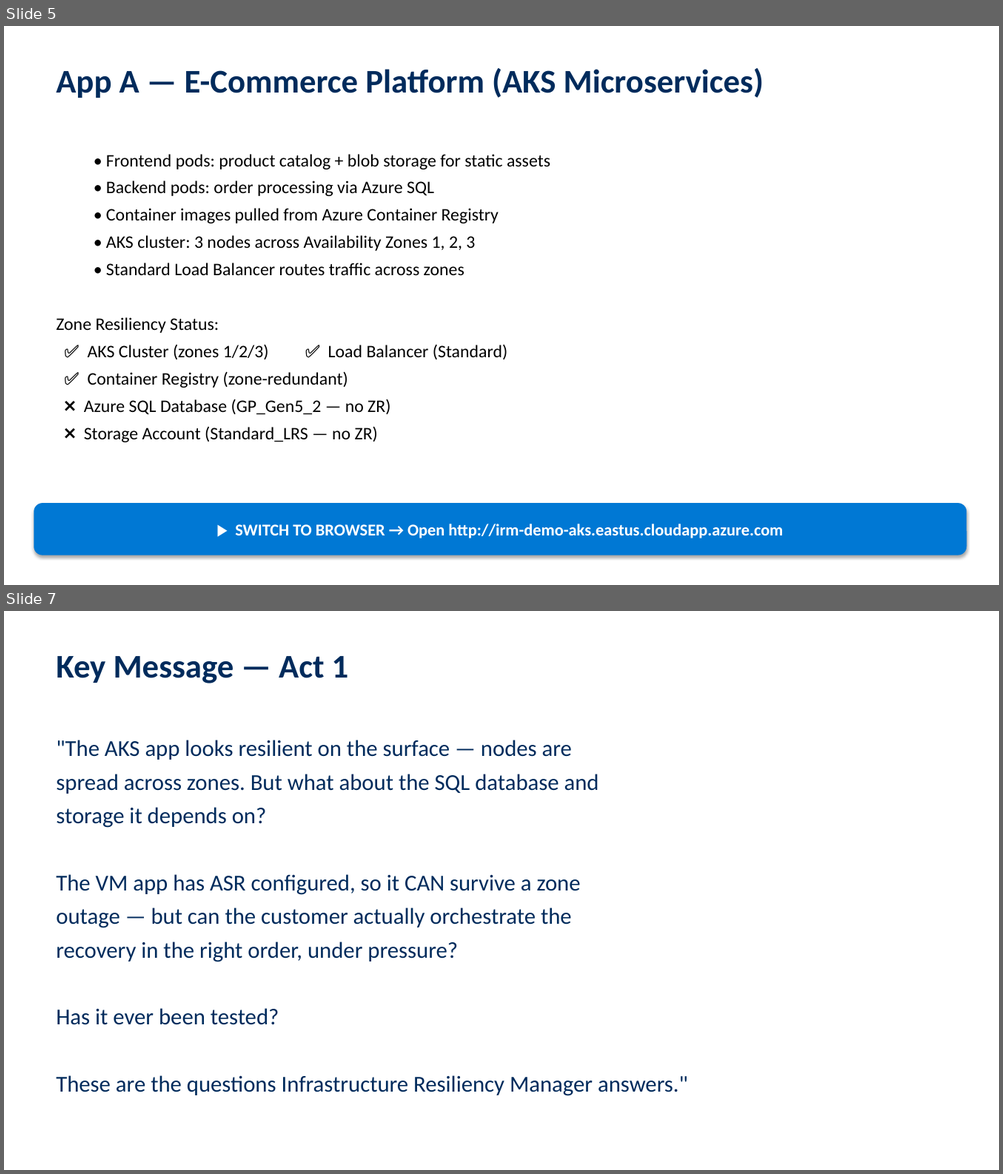
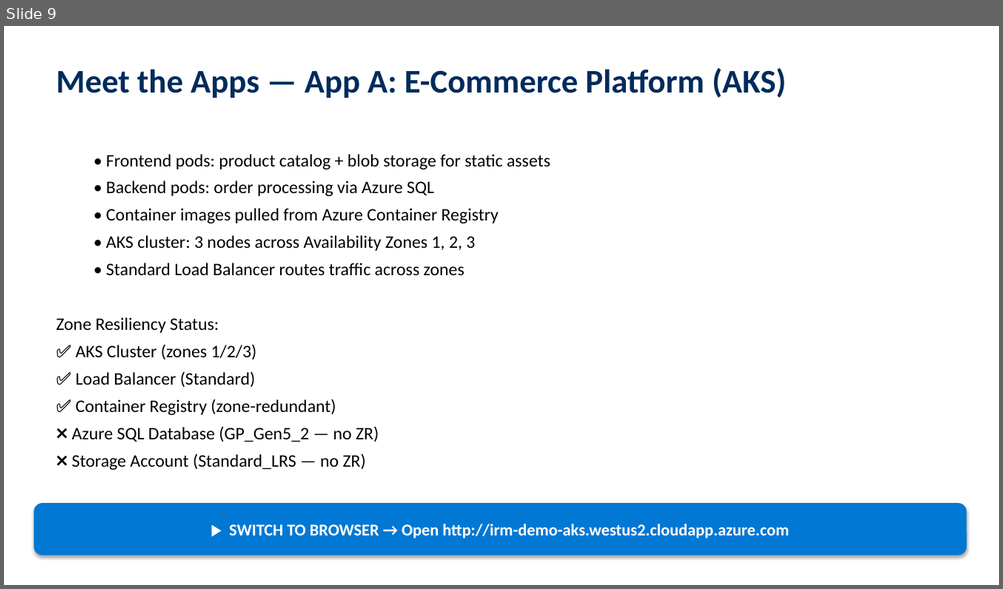
Before and after one commit to adityabalaji-msft/IRMDemoEnvironmentGuide, a slide deck: IRM-Field-Demo-Walking-Deck.pptx. Shown one above the other, each under a label of ours: slides 5 and 7 before the commit, slide 9 after it; the slides between them are not shown. The pictures are 1003x1174 and 1003x589 pixels, drawn with LibreOffice and Linux fonts; fonts in the diff are those of the drawing. Boxes give left, top, right and bottom in pixels: in the first picture for what was removed or moved away, otherwise in the second. Text is boxed around its words. In the diff, an @@ line names an element or a change of style, - is before the commit and + after.

Commit message:
Fix Phase 2 wording, drift rediscovery language, PPTX overflow/formatting

```diff
--- a/IRM-Field-Demo-Walking-Deck.pptx
+++ b/IRM-Field-Demo-Walking-Deck.pptx
@@ slide 7 removed at bbox=[4, 611, 999, 1170], background #FFFFFF @@
@@ text removed at bbox=[56, 656, 349, 684] @@
-Key Message — Act 1
@@ text removed at bbox=[56, 740, 688, 1096] @@
-"The AKS app looks resilient on the surface — nodes are
-spread across zones. But what about the SQL database and
-storage it depends on?
-The VM app has ASR configured, so it CAN survive a zone
-outage — but can the customer actually orchestrate the
-recovery in the right order, under pressure?
-Has it ever been tested?
-These are the questions Infrastructure Resiliency Manager answers."
@@ what was slide 5 is now slide 9 @@
@@ slide 9 changed as well @@
@@ text at bbox=[56, 68, 785, 98]: text changed @@
-App A — E-Commerce Platform (AKS Microservices)
+Meet the Apps — App A: E-Commerce Platform (AKS)
@@ text at bbox=[76, 344, 257, 387]: text changed @@
-✅ AKS Cluster (zones 1/2/3) ✅ Load Balancer (Standard)
+✅ AKS Cluster (zones 1/2/3)
+✅ Load Balancer (Standard)
@@ text in rounded rectangle at bbox=[229, 524, 788, 539]: text changed @@
-▶ SWITCH TO BROWSER → Open http://irm-demo-aks.eastus.cloudapp.azure.com
+▶ SWITCH TO BROWSER → Open http://irm-demo-aks.westus2.cloudapp.azure.com
```
Also in this commit, not shown: 7 other slides changed, 15 slides added, 17 other slides removed, 2 other files.
